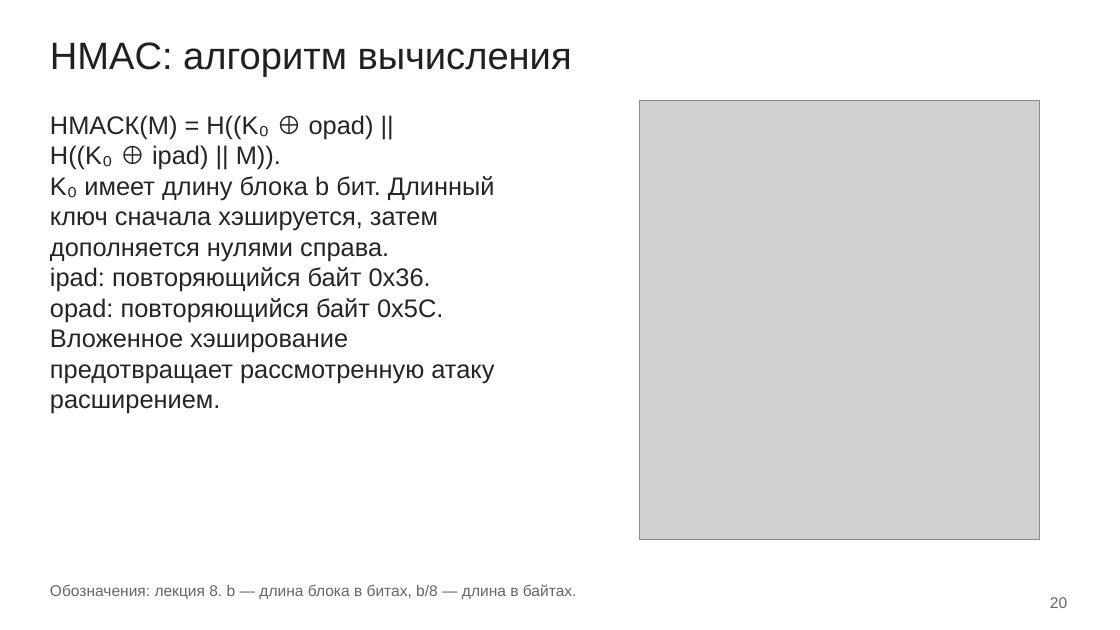
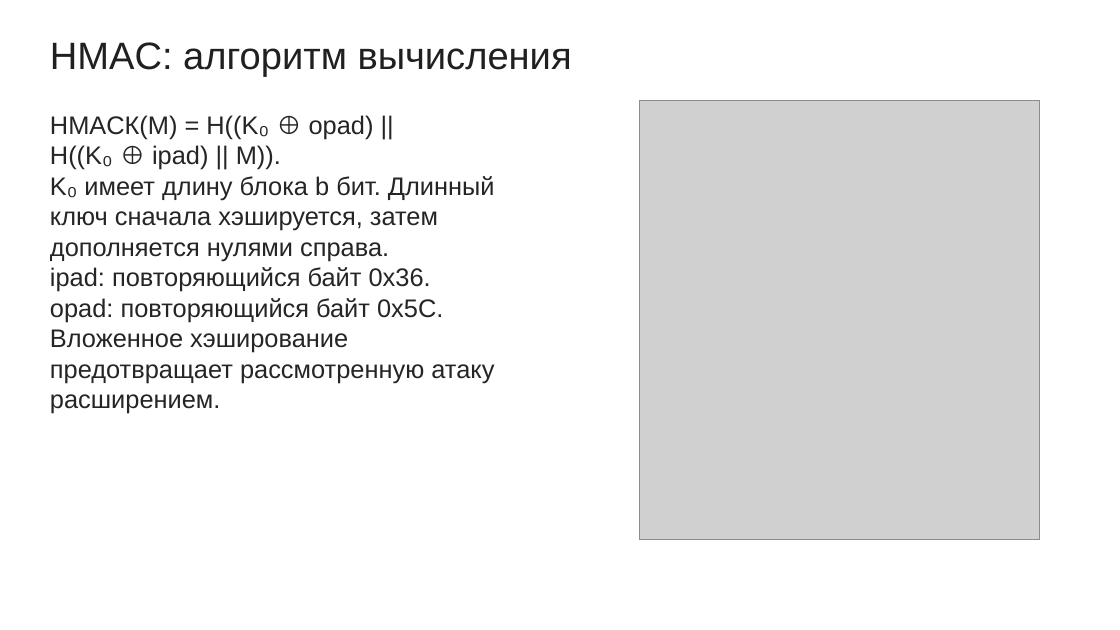
Before and after one commit to mikhailshceglov/sem7, a slide deck: slide 29 of crypto/lab4/Щеглов_3381_ЛР4.odp (slide 28 before the commit). Drawn at 1120x630 pixels with LibreOffice and Linux fonts; fonts in the diff are those of the drawing; grey boxes stand for pictures. Boxes give left, top, right and bottom in pixels: in the first picture for what was removed or moved away, otherwise in the second. Text is boxed around its words. In the diff, an @@ line names an element or a change of style, - is before the commit and + after.

```diff
--- a/crypto/lab4/Щеглов_3381_ЛР4.odp
+++ b/crypto/lab4/Щеглов_3381_ЛР4.odp
@@ text removed at (x1=50, y1=584, x2=577, y2=599) @@
-Обозначения: лекция 8. b — длина блока в битах, b/8 — длина в байтах.
@@ text removed at (x1=1050, y1=597, x2=1067, y2=608) @@
-20
```
Also in this commit, not shown: 20 other slides changed, 3 slides added, 2 slides removed, 6 other files.
